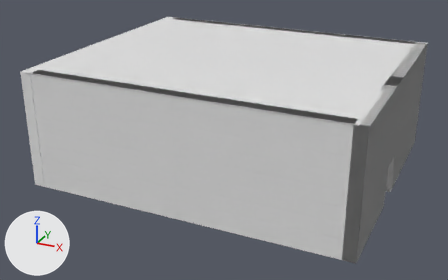
Two versions of the Blender file Models/TutorialRoomDoor.blend, one commit apart.
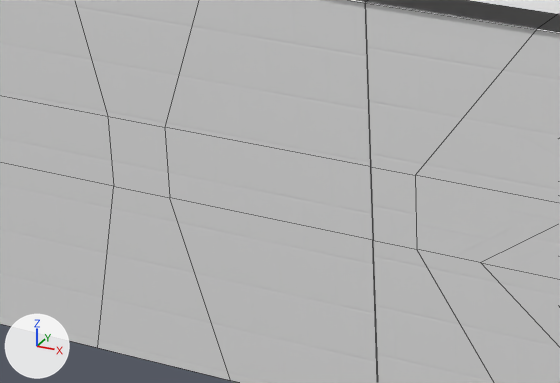
Old and new are each drawn whole from a camera (50 mm lens) standing at (10.15, -13.83, 7.25) and looking at (3.62, 0.04, 0.78) and again close up on the part from 14% to 52% of the width and 34% to 75% of the height. Lighting does not change. The marker at lower left points along +X, +Y and +Z. The close-ups show mesh edges as thin lines.
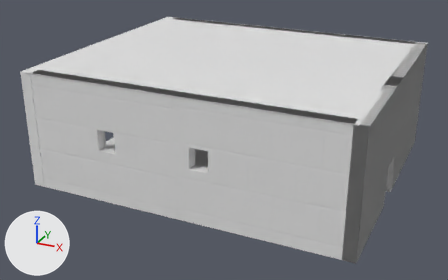
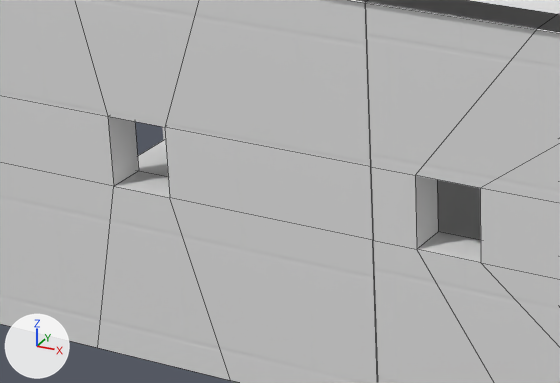
The change, as a diff of the scene's bpy script:
```diff
--- a/Models/TutorialRoomDoor.blend.py
+++ b/Models/TutorialRoomDoor.blend.py
@@ me_cube_003 @@
 # used by ob_cube_002; location = (3.88, -2.7, 0.0)
 # verts and faces of me_cube_003; kept vertices keep their numbers, new ones are numbered from 64
 # before: 20 (-2.07, -0.3, 1.87) at pixel (107, 116), 21 (-2.07, 0.0, 1.87), 22 (-1.6, -0.3, 1.87) at pixel (164, 127), 23 (-1.6, 0.0, 1.87), 27 (-2.07, -0.3, 1.34) at pixel (113, 186)
 # before: 28 (-2.07, 0.0, 1.34), 29 (-1.6, -0.3, 1.34) at pixel (169, 197), 30 (-1.6, 0.0, 1.34)
 # before: 52 (1.56, -0.3, 1.87), 53 (0.8, 0.0, 1.87), 54 (0.33, -0.3, 1.87) at pixel (415, 175), 55 (0.33, 0.0, 1.87), 59 (0.8, -0.3, 1.34) at pixel (480, 262)
 # before: 60 (0.8, 0.0, 1.34), 61 (0.33, -0.3, 1.34) at pixel (416, 249), 62 (0.33, 0.0, 1.34)
-me_cube_003.from_pydata(...)  # 64 vertices, 68 faces; spans x -3.86..3.86, y -0.3..0.0, z 0.0..3.0
+me_cube_003.from_pydata(...)  # 64 vertices, 64 faces; spans x -3.86..3.86, y -0.3..0.0, z 0.0..3.0
+# me_cube_003 part 1
+delete_faces([(21, 28, 30, 23), (20, 27, 29, 22)])
+# me_cube_003 part 2
+delete_faces([(53, 55, 62, 60), (52, 59, 61, 54)])
+verts[52] = (0.8, -0.3, 1.87)  # moved, pixel (480, 188)
 me_cube_003.materials.append(mat_wall_material_2)
```

Changed parts and their boxes [x1, y1, x2, y2] in the close-ups (560 x 383 px):
part 1 of me_cube_003, deleted: before [108, 116, 170, 198]
part 2 of me_cube_003, cut back: [415, 30, 560, 279] in both
'Plane', unchanged, uncovered by the edit: after [138, 140, 481, 240]
